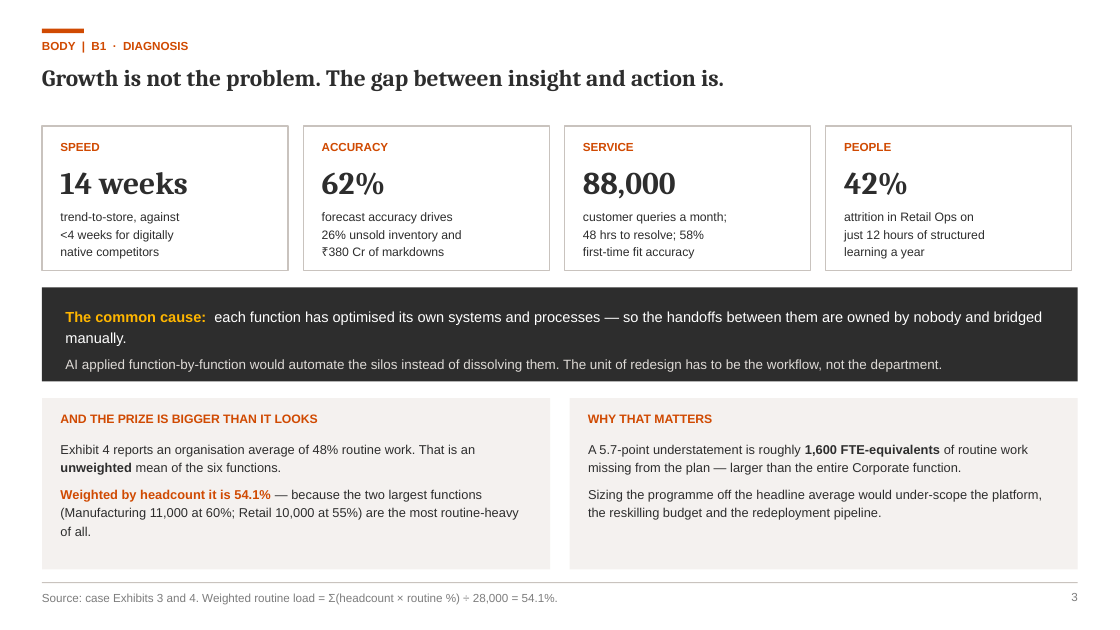
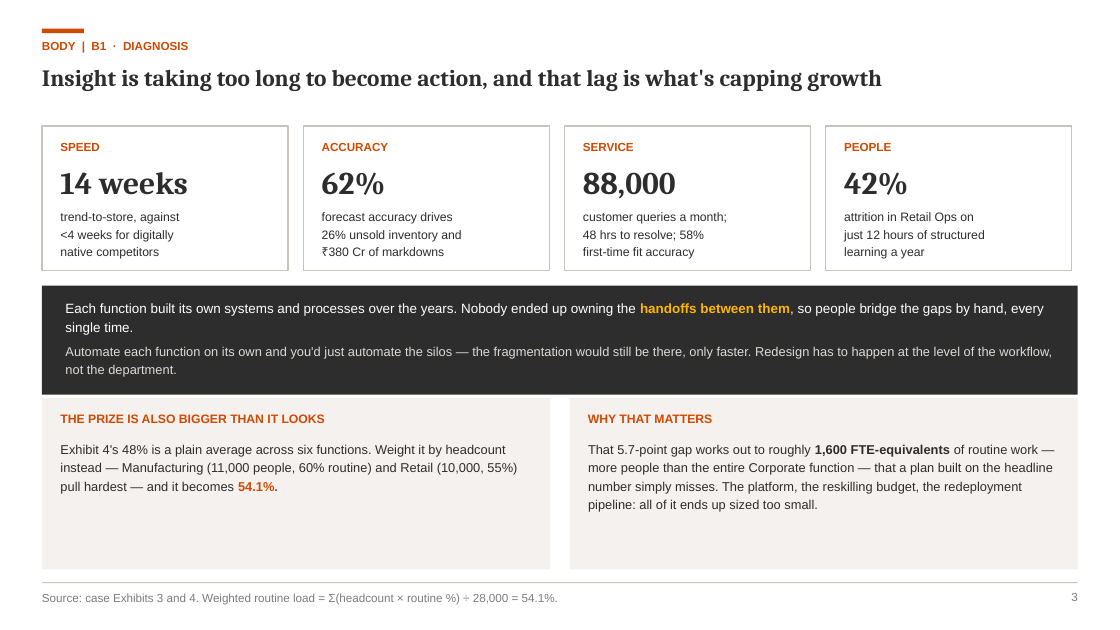
Before and after one commit to Annie2026PGP/CaseComp, a slide deck: slide 4 of cases/2026-08-pwc-challenge-8-styleverse/deck/PwC_Challenge8_StyleVerse_RanjanaMainani.pptx. Drawn at 1120x630 pixels with LibreOffice and Linux fonts; fonts in the diff are those of the drawing. Boxes give left, top, right and bottom in pixels: in the first picture for what was removed or moved away, otherwise in the second. Text is boxed around its words. In the diff, an @@ line names an element or a change of style, - is before the commit and + after.

```diff
--- a/cases/2026-08-pwc-challenge-8-styleverse/deck/PwC_Challenge8_StyleVerse_RanjanaMainani.pptx
+++ b/cases/2026-08-pwc-challenge-8-styleverse/deck/PwC_Challenge8_StyleVerse_RanjanaMainani.pptx
@@ text at bbox=[42, 69, 882, 91]: text changed @@
-Growth is not the problem. The gap between insight and action is.
+Insight is taking too long to become action, and that lag is what's capping growth
@@ rectangle: place and size @@
-rectangle at bbox=[42, 287, 1078, 381]
+rectangle at bbox=[42, 286, 1078, 395]
@@ text at bbox=[65, 303, 1052, 377]: text changed; size 11.5 to 11 pt @@
-The common cause: each function has optimised its own systems and processes — so the handoffs between them are owned by nobody and bridged manually.
-AI applied function-by-function would automate the silos instead of dissolving them. The unit of redesign has to be the workflow, not the department.
+Each function built its own systems and processes over the years. Nobody ended up owning the handoffs between them, so people bridge the gaps by hand, every single time.
+Automate each function on its own and you'd just automate the silos — the fragmentation would still be there, only faster. Redesign has to happen at the level of the workflow, not the department.
@@ text at bbox=[60, 414, 325, 423]: text changed @@
-AND THE PRIZE IS BIGGER THAN IT LOOKS
+THE PRIZE IS ALSO BIGGER THAN IT LOOKS
@@ text at bbox=[60, 444, 517, 494]: text changed @@
-Exhibit 4 reports an organisation average of 48% routine work. That is an unweighted mean of the six functions.
-Weighted by headcount it is 54.1% — because the two largest functions (Manufacturing 11,000 at 60%; Retail 10,000 at 55%) are the most routine-heavy of all.
+Exhibit 4's 48% is a plain average across six functions. Weight it by headcount instead — Manufacturing (11,000 people, 60% routine) and Retail (10,000, 55%) pull hardest — and it becomes 54.1%.
@@ text at bbox=[588, 444, 1053, 512]: text changed @@
-A 5.7-point understatement is roughly 1,600 FTE-equivalents of routine work missing from the plan — larger than the entire Corporate function.
-Sizing the programme off the headline average would under-scope the platform, the reskilling budget and the redeployment pipeline.
+That 5.7-point gap works out to roughly 1,600 FTE-equivalents of routine work — more people than the entire Corporate function — that a plan built on the headline number simply misses. The platform, the reskilling budget, the redeployment pipeline: all of it ends up sized too small.
```
Also in this commit, not shown: 13 other slides changed, 2 other files.
